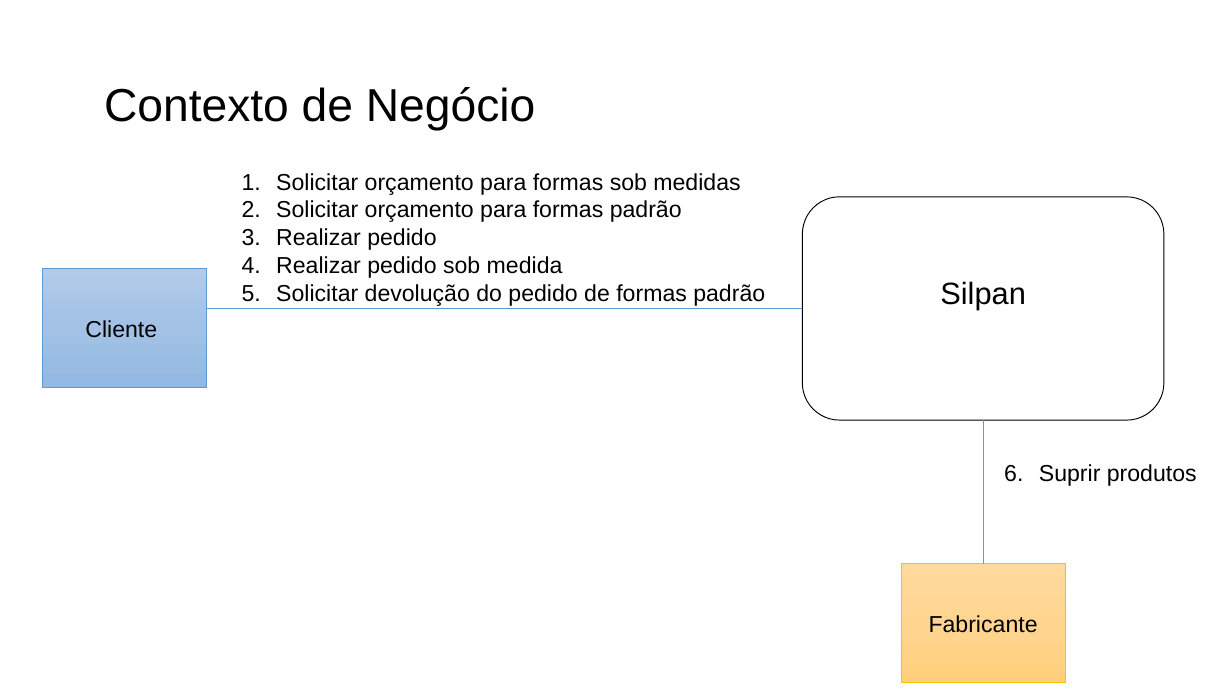
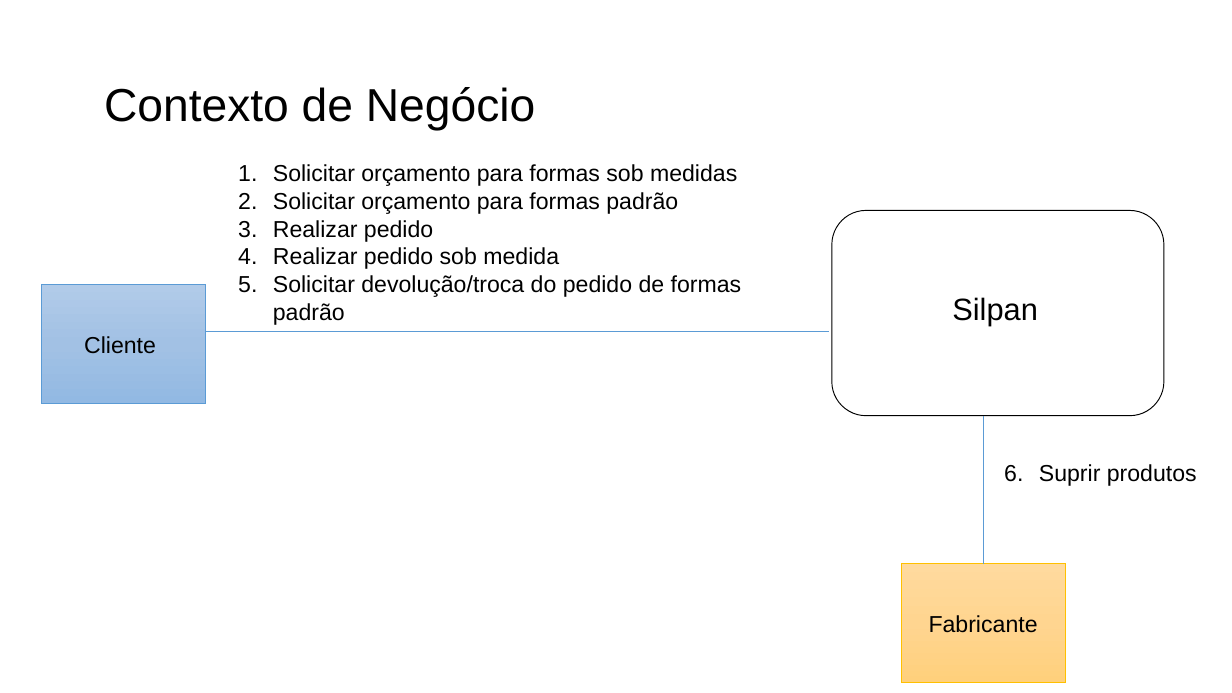
Before and after one commit to Systematicos/FindingApp, a slide deck: slide 1 of Documentation/15._Arquitetura_de_Negócio_para_cada_Cenário.pptx. Drawn at 1232x693 pixels with LibreOffice and Linux fonts; fonts in the diff are those of the drawing. Boxes give left, top, right and bottom in pixels: in the first picture for what was removed or moved away, otherwise in the second. Text is boxed around its words. In the diff, an @@ line names an element or a change of style, - is before the commit and + after.

```diff
--- a/Documentation/15._Arquitetura_de_Negócio_para_cada_Cenário.pptx
+++ b/Documentation/15._Arquitetura_de_Negócio_para_cada_Cenário.pptx
@@ text "Solicitar orçamento para formas sob ...": place and size @@
-text "Solicitar orçamento para formas sob ..." at [276, 173, 765, 306]
+text "Solicitar orçamento para formas sob ..." at [273, 164, 742, 325]
@@ rounded rectangle: place and size @@
-rounded rectangle at [802, 197, 1164, 421]
+rounded rectangle at [832, 211, 1164, 416]
@@ rectangle "Cliente": place and size @@
-rectangle "Cliente" at [43, 269, 206, 388]
+rectangle "Cliente" at [42, 285, 205, 404]
@@ text at [273, 275, 742, 325]: text changed @@
-5. Solicitar devolução do pedido de formas padrão
+5. Solicitar devolução/troca do pedido de formas padrão
@@ text "Silpan": place and size @@
-text "Silpan" at [940, 281, 1026, 309]
+text "Silpan" at [952, 297, 1038, 325]
@@ line moved from (206, 309) - (802, 309) to (205, 332) - (829, 332) @@
@@ line moved from (983, 564) - (983, 421) to (983, 564) - (983, 416) @@
```
Also in this commit, not shown: 6 other slides changed, 9 other files.
